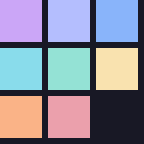
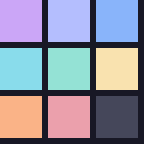
Layers edited between the first and the second 144 × 144 image:
painted on "Sheet" over <box>96,96,138,138</box>
